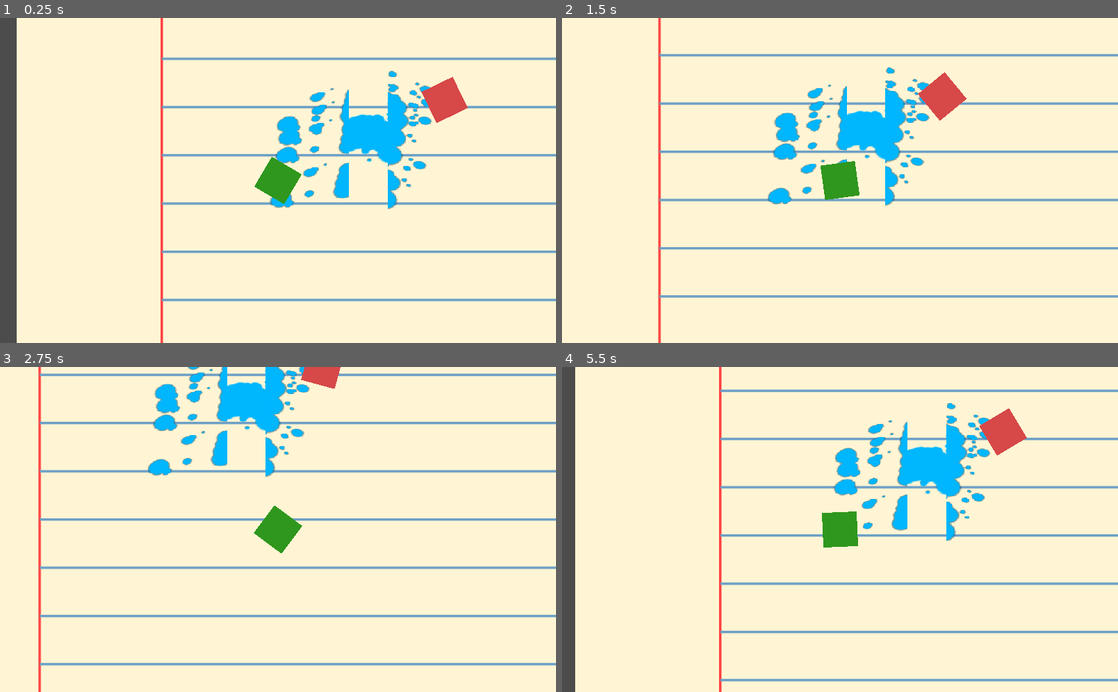
Above: before the commit, frames 1-4 (two rows, left to right).
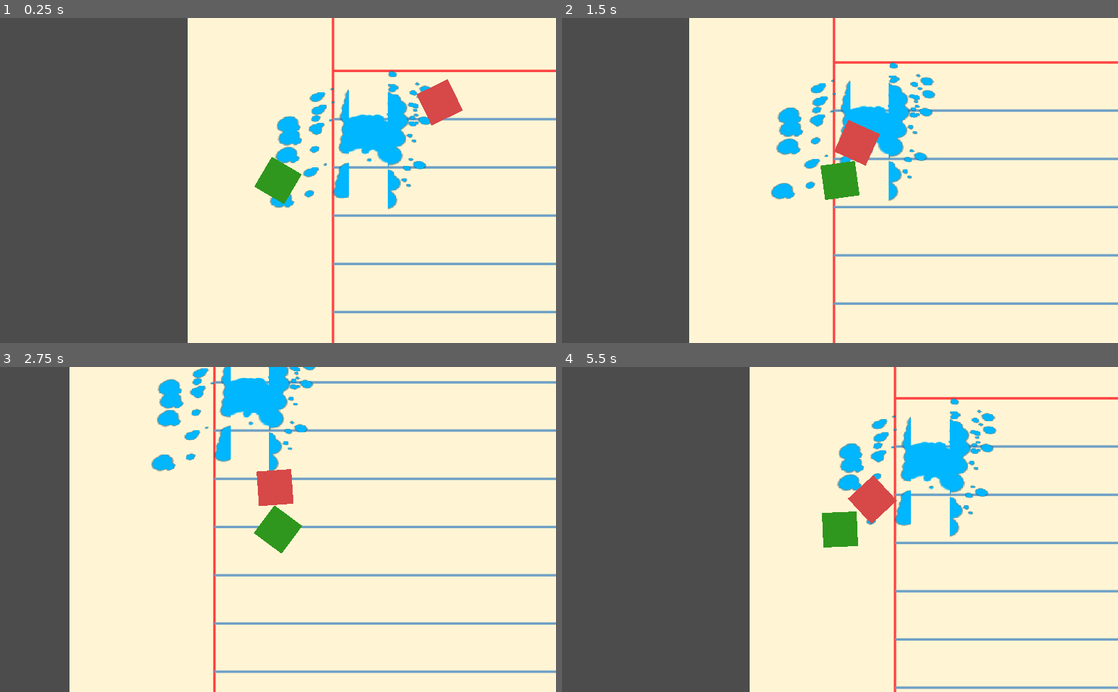
Above: after the commit, the same moments.

Repository: kevinlights/chromatic-fever
Game: Godot game, scene res://Game.tscn
Same seed, same stepped clock (60 frames per second), same inputs: the game is played once before the commit and once after it.
Inputs (mouse positions are in pixels of both pictures, inside the frame that each line leads up to):
- Up to frame 1 (0.25 s): no input
- Up to frame 2 (1.5 s): move the mouse to (962, 164) at 0.52 s; hold Right (ui_right) 0.53-1.28 s; move the mouse to (728, 196) at 1.27 s; hold Down (ui_down) from 1.28 s (still down)
- Up to frame 3 (2.75 s): move the mouse to (333, 458) at 2.02 s; release Down (ui_down) at 2.03 s; hold Right (ui_right) from 2.03 s (still down)
- Up to frame 4 (5.5 s): move the mouse to (812, 594) at 2.77 s; release Right (ui_right) at 2.78 s; hold Up (ui_up) 2.78-3.53 s; move the mouse to (1006, 578) at 3.52 s; hold Left (ui_left) 3.53-5.03 s; move the mouse to (673, 480) at 4.27 s; move the mouse to (867, 529) at 5.02 s; hold Down (ui_down) from 5.03 s (still down)

The runs differ from the first frame. In frame 1, 37% of the frame differs, in the area x 3-100%, y 0-100%; in frame 2, 34%; in frame 3, 25%; in frame 4, 42%, in the area x 2-100%, y 0-100%.

Commit message:
debut spawner+ invincible player

Diff:
--- a/Enemies/Enemy.gd
+++ b/Enemies/Enemy.gd
@@ -40,7 +40,7 @@
 	velocity.x = clamp(velocity.x,0 if decel_direction.x < 0 else -abs(top_directional_speed.x),0 if decel_direction.x > 0 else abs(top_directional_speed.x))
 	velocity.y = clamp(velocity.y,0 if decel_direction.y < 0 else -abs(top_directional_speed.y),0 if decel_direction.y > 0 else abs(top_directional_speed.y))
 
-	#move_and_slide(velocity,Vector2.UP)
+	move_and_slide(velocity,Vector2.UP)
 	look_at(player.global_position)
 
 func movement_oracle() -> Vector2:
--- /dev/null
+++ b/EnemySpawner.gd
@@ -0,0 +1,19 @@
+extends Node2D
+
+onready var camera : Camera2D = get_node("/root/Game/Player/Camera2D")
+onready var terrain : Node2D = get_node("/root/Game/Terrain/feuille")
+onready var player : KinematicBody2D = get_node("/root/Game/Player")
+
+export var player_safe_range : int = 50
+
+func _ready():
+	randomize()
+
+func spawn():
+	var pos : Vector2 = Vector2()
+	pos.x = rand_range(0,terrain.texture.size.x)
+	pos.y = rand_range(0,terrain.texture.size.y)
+
+	while pos.distance_to(player.global_position) < player_safe_range:
+		pos.x = rand_range(0,terrain.texture.size.x)
+		pos.y = rand_range(0,terrain.texture.size.y)
--- a/Game.tscn
+++ b/Game.tscn
@@ -1,10 +1,11 @@
-[gd_scene load_steps=6 format=2]
+[gd_scene load_steps=7 format=2]
 
 [ext_resource path="res://Terrain.tscn" type="PackedScene" id=1]
 [ext_resource path="res://test_peinture.tscn" type="PackedScene" id=2]
 [ext_resource path="res://Player/Player.tscn" type="PackedScene" id=3]
-[ext_resource path="res://Enemies/Enemy.tscn" type="PackedScene" id=4]
-[ext_resource path="res://HUD/HUD.tscn" type="PackedScene" id=5]
+[ext_resource path="res://EnemySpawner.gd" type="Script" id=4]
+[ext_resource path="res://Enemies/Enemy.tscn" type="PackedScene" id=5]
+[ext_resource path="res://HUD/HUD.tscn" type="PackedScene" id=6]
 
 [node name="Game" type="Node2D"]
 
@@ -16,12 +17,13 @@
 position = Vector2( 165.861, 424.877 )
 
 [node name="Enemies" type="Node2D" parent="."]
+script = ExtResource( 4 )
 
-[node name="Enemy" parent="Enemies" instance=ExtResource( 4 )]
+[node name="Enemy" parent="Enemies" instance=ExtResource( 5 )]
 position = Vector2( 472.679, 276.241 )
 
 [node name="Projectiles" type="Node2D" parent="."]
 
-[node name="HUD" parent="." instance=ExtResource( 5 )]
+[node name="HUD" parent="." instance=ExtResource( 6 )]
 margin_top = 3.0
 margin_bottom = 603.0
--- a/Player/Player.gd
+++ b/Player/Player.gd
@@ -2,6 +2,8 @@
 
 signal player_hit()
 signal player_die()
+
+const INVICIBLE : bool = true
 
 onready var projectiles : Node2D = get_node("/root/Game/Projectiles")
 
@@ -86,10 +88,11 @@
 	can_shoot = true
 
 func hit():
-	health -= 1
-	if health <= 0:
-		die()
-	emit_signal("player_hit")
+	if not INVICIBLE:
+		health -= 1
+		if health <= 0:
+			die()
+		emit_signal("player_hit")
 
 func die():
 	get_parent().remove_child(self)
--- a/Terrain.tscn
+++ b/Terrain.tscn
@@ -13,5 +13,5 @@
 centered = false
 
 [node name="feuille" type="Sprite" parent="."]
-position = Vector2( 441.737, 289.31 )
 texture = ExtResource( 2 )
+centered = false
